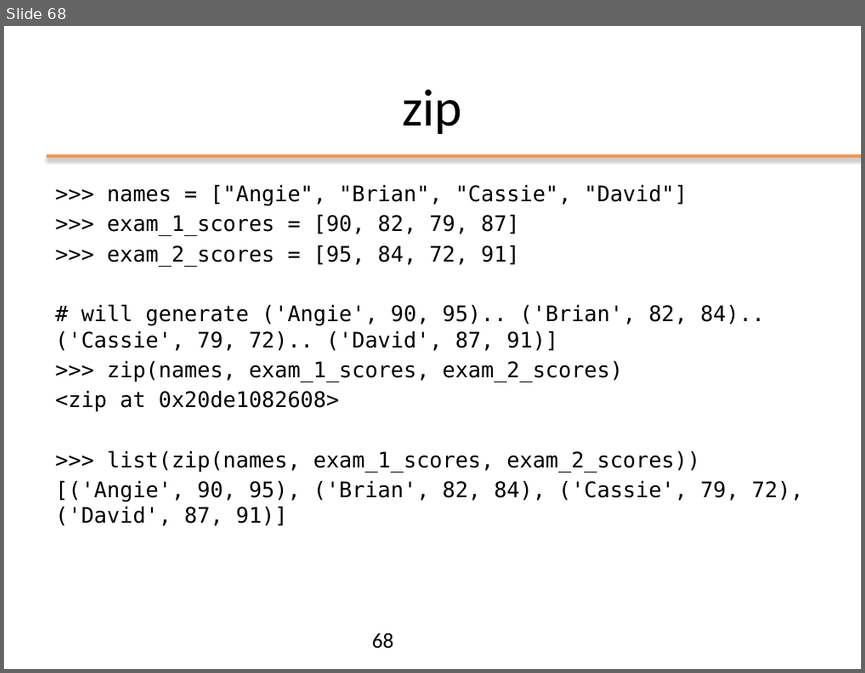
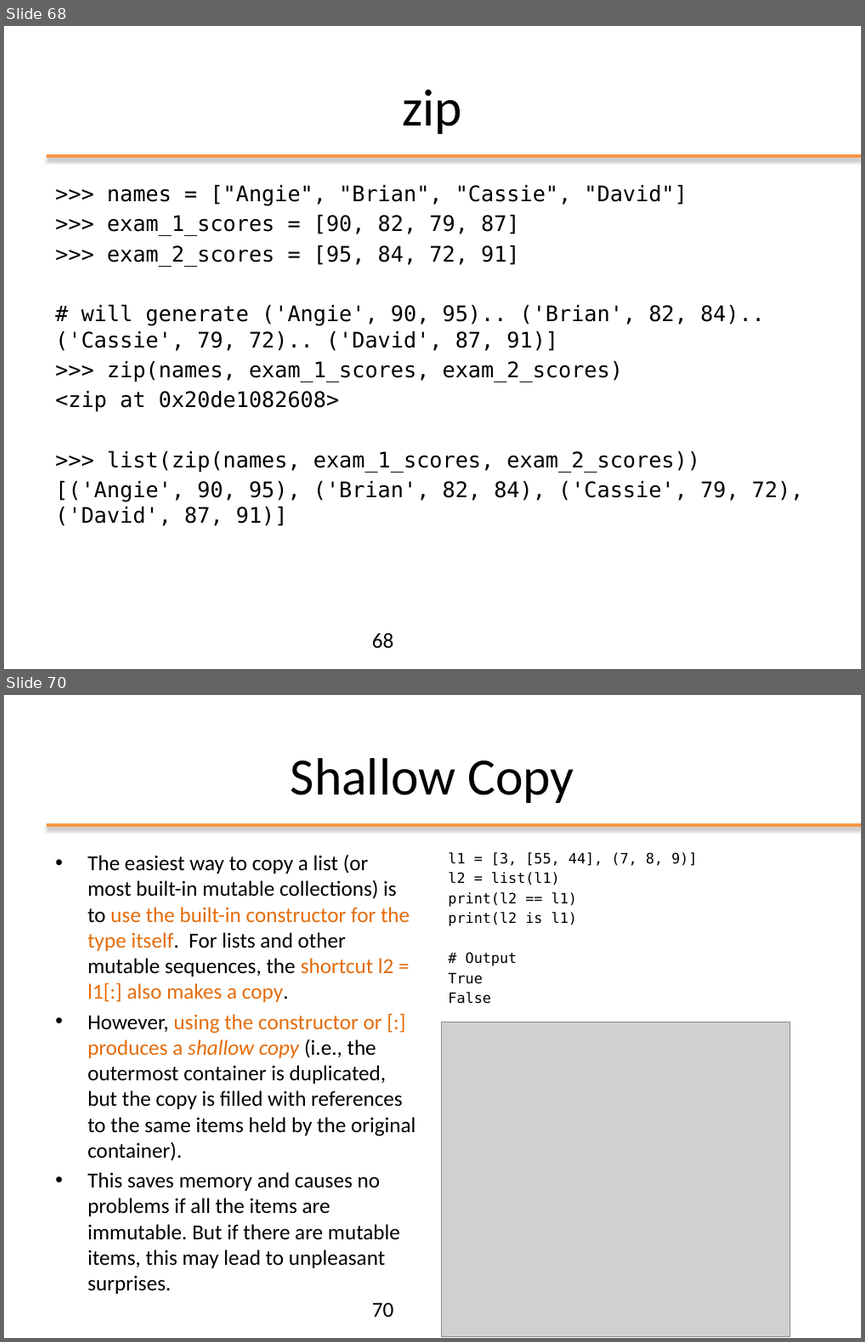
Before and after one commit to nbicocchi/ooprogramming, a slide deck: slides/python/ppt/02 - Data Structures.pptx. Shown one above the other, each under a label of ours: slide 68 before the commit, slides 68 and 70 after it; the slides between them are not shown. The pictures are 865x673 and 865x1342 pixels, drawn with LibreOffice and Linux fonts; fonts in the diff are those of the drawing; grey boxes stand for pictures. Boxes give left, top, right and bottom in pixels: in the first picture for what was removed or moved away, otherwise in the second. Text is boxed around its words. In the diff, an @@ line names an element or a change of style, - is before the commit and + after.

```diff
--- a/slides/python/ppt/02 - Data Structures.pptx
+++ b/slides/python/ppt/02 - Data Structures.pptx
@@ slide 70 added at [4,695,861,1338], background #FFFFFF; not listed: 1 template element that a slide beside it also shows @@
@@ title added at [290,758,574,803], 44 pt, text #000000 @@
+Shallow Copy
@@ text added at [87,855,415,1268], 18 pt, text #000000 @@
+• The easiest way to copy a list (or most built-in mutable collections) is to use the built-in constructor for the type itself. For lists and other mutable sequences, the shortcut l2 = l1[:] also makes a copy.
+• However, using the constructor or [:] produces a shallow copy (i.e., the outermost container is duplicated, but the copy is filled with references to the same items held by the original container).
+• This saves memory and causes no problems if all the items are immutable. But if there are mutable items, this may lead to unpleasant surprises.
@@ text added at [448,852,697,1004], 12 pt, text #000000 @@
+l1 = [3, [55, 44], (7, 8, 9)]
+l2 = list(l1)
+print(l2 == l1)
+print(l2 is l1)
+# Output
+True
+False
@@ picture added at [441,1021,789,1336] @@
@@ page number added at [372,1302,394,1316], 18 pt, text #000000 @@
+70
```
Also in this commit, not shown: 2 slides changed, 3 other slides added, 3 other files.
